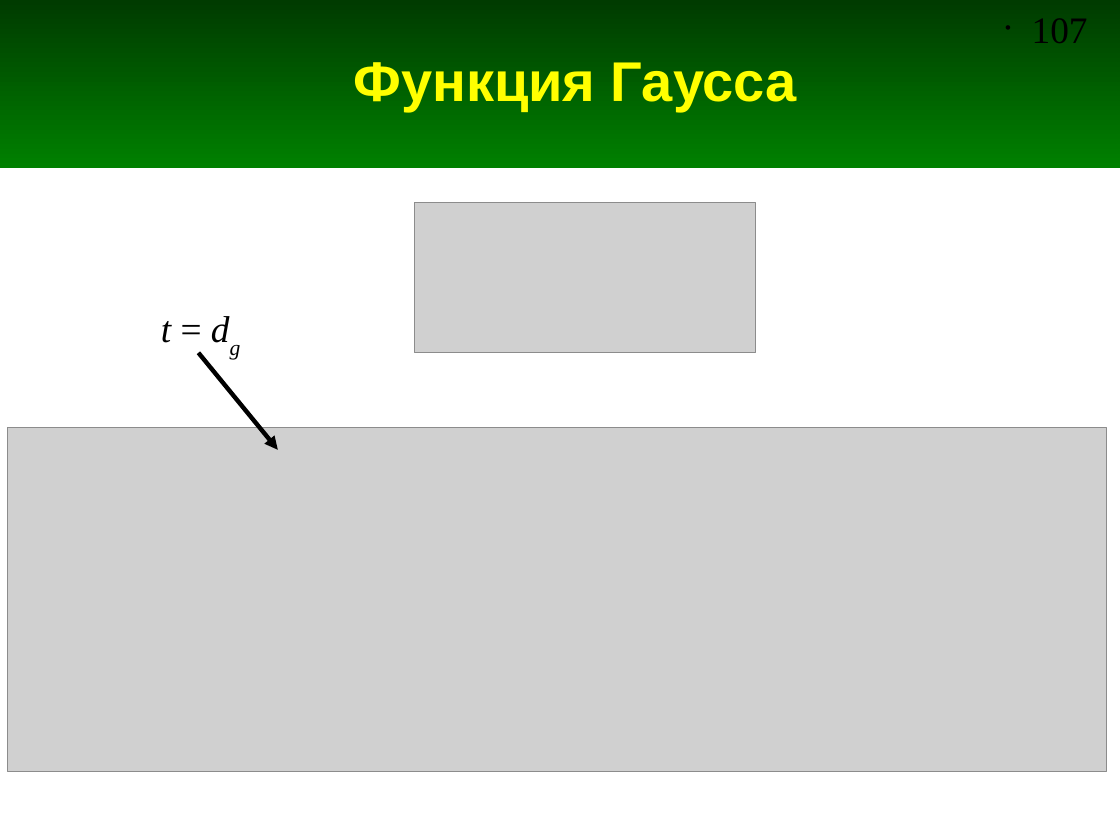
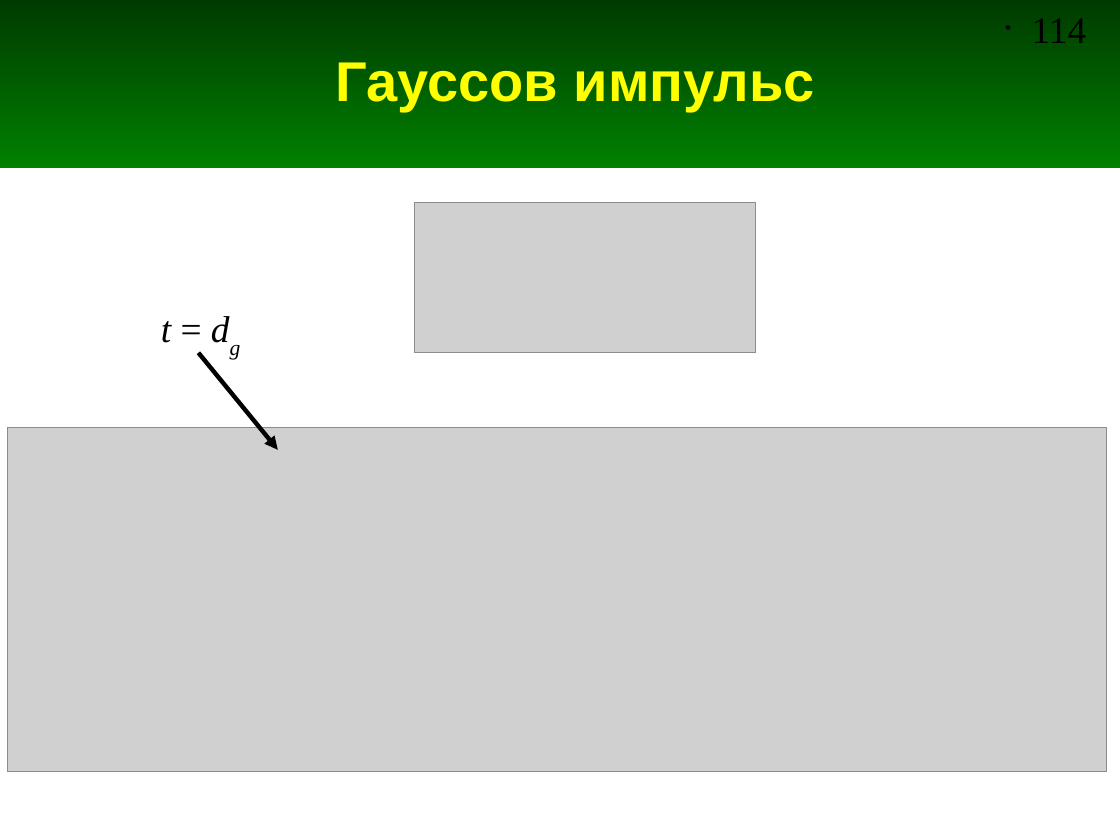
Before and after one commit to andris0147sv/modelling, a slide deck: slide 114 of presentations/2. FDTD.odp (slide 107 before the commit). Drawn at 1120x840 pixels with LibreOffice and Linux fonts; fonts in the diff are those of the drawing; grey boxes stand for pictures. Boxes give left, top, right and bottom in pixels: in the first picture for what was removed or moved away, otherwise in the second. Text is boxed around its words. In the diff, an @@ line names an element or a change of style, - is before the commit and + after.

```diff
--- a/presentations/2. FDTD.odp
+++ b/presentations/2. FDTD.odp
@@ page number at (x1=1032, y1=18, x2=1087, y2=43): text changed @@
-• 107
+• 114
@@ title at (x1=335, y1=62, x2=815, y2=111): text changed @@
-Функция Гаусса
+Гауссов импульс
```
Also in this commit, not shown: 4 other slides changed, 16 slides added.
